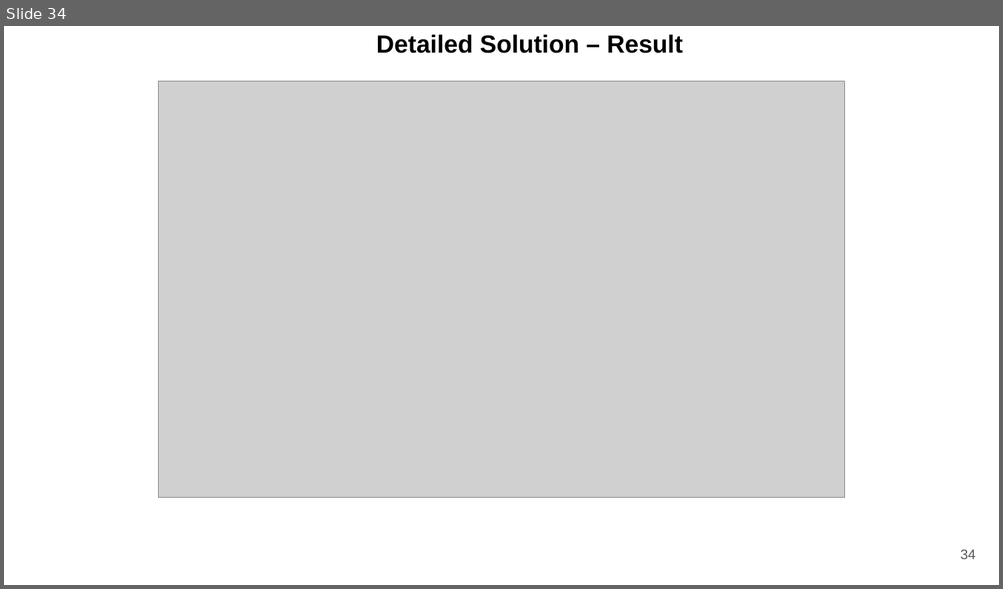
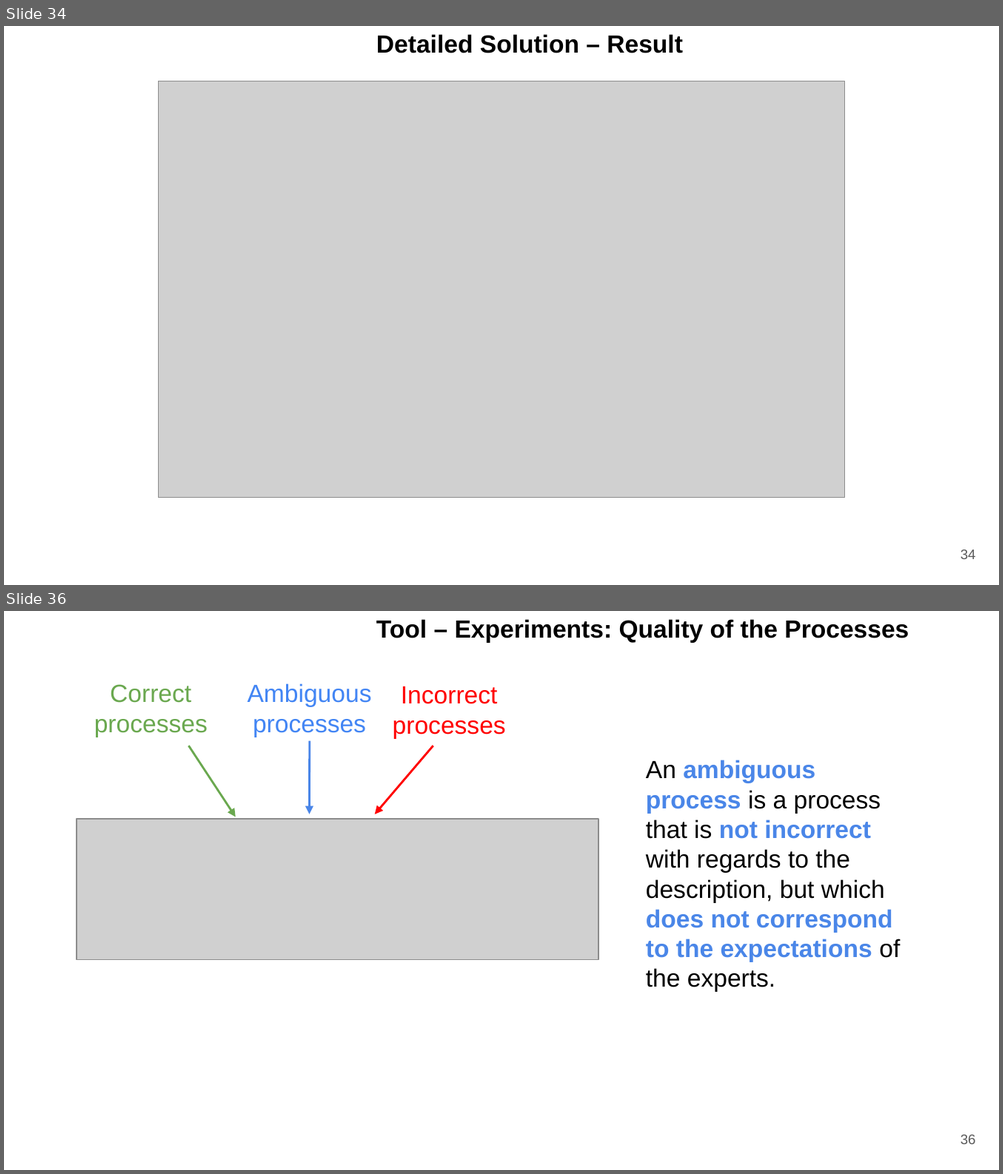
Before and after one commit to QuentinNivon/quentinnivon.github.io, a slide deck: presentations/LLM-Based_Generation_of_BPMN_Workflows_From_Textual_Descriptions.pptx. Shown one above the other, each under a label of ours: slide 34 before the commit, slides 34 and 36 after it; the slides between them are not shown. The pictures are 1003x589 and 1003x1174 pixels, drawn with LibreOffice and Linux fonts; fonts in the diff are those of the drawing; grey boxes stand for pictures; background and template pictures are left out. Boxes give left, top, right and bottom in pixels: in the first picture for what was removed or moved away, otherwise in the second. Text is boxed around its words. In the diff, an @@ line names an element or a change of style, - is before the commit and + after.

```diff
--- a/presentations/LLM-Based_Generation_of_BPMN_Workflows_From_Textual_Descriptions.pptx
+++ b/presentations/LLM-Based_Generation_of_BPMN_Workflows_From_Textual_Descriptions.pptx
@@ slide 36 added at box(4, 611, 999, 1170), background picture (left out) @@
@@ text added at box(376, 619, 908, 642), 18 pt, text #000000, bold @@
+Tool – Experiments: Quality of the Processes
@@ text added at box(94, 684, 208, 737), 18 pt, text #6AA84F @@
+Correct
+processes
@@ text added at box(247, 684, 372, 737), 18 pt, text #4285F4 @@
+Ambiguous
+processes
@@ text added at box(392, 686, 506, 738), 18 pt, text #FF0000 @@
+Incorrect
+processes
@@ arrow added from (310, 741) to (310, 814), #4A86E8 1.5 pt @@
@@ arrow added from (189, 746) to (236, 817), #6AA84F 1.5 pt @@
@@ arrow added from (432, 746) to (375, 814), #FF0000 1.5 pt @@
@@ text added at box(646, 760, 899, 992), 18 pt, text #000000 @@
+An ambiguous process is a process that is not incorrect with regards to the description, but which does not correspond to the expectations of the experts.
@@ picture added at box(77, 819, 599, 960) @@
@@ page number added at box(960, 1135, 976, 1145), 10 pt, text #595959 @@
+36
```
Also in this commit, not shown: 2 slides changed, 4 other slides added, 3 other files.
